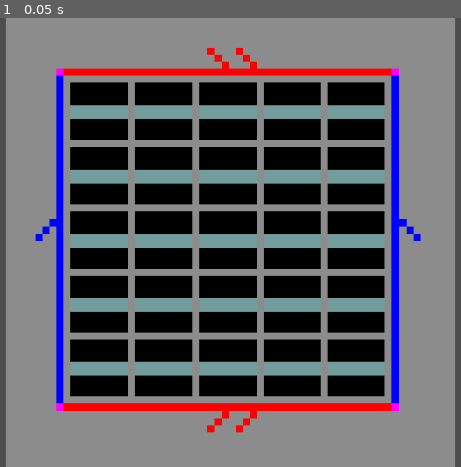
Above: before the commit, frame 1.
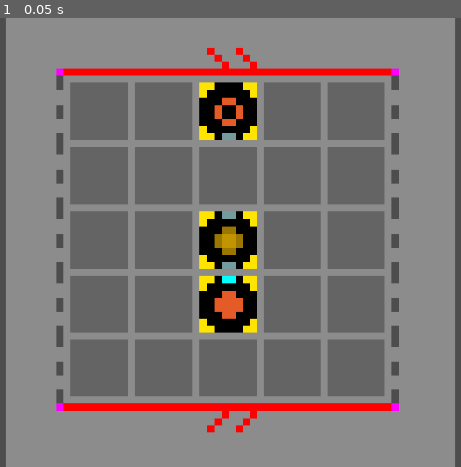
Above: after the commit, the same moment.

Repository: CattacoCattaco/circuit-game
Game: Godot game, scene res://grid/grid_holder.tscn
Two runs of this game, one before a commit and one after it. Both use one fixed random seed, a clock stepped at 60 frames per second and the inputs below.
Inputs:
- Up to frame 1 (0.05 s): no input

The runs differ from the first frame. In frame 1, 41% of the frame differs, in the area x 7-92%, y 12-86%.

Commit message:
Added level system
• Created level class which describes the "side" behavior, the grid size, and the preplaced tiles
• Made code to load that data

Diff:
--- a/grid/cell_grid/cell/cell.gd
+++ b/grid/cell_grid/cell/cell.gd
@@ -2,6 +2,7 @@
 extends ColorRect
 
 @export var tiles: AtlasTexture
+@export var frames: AtlasTexture
 @export var pixel_holder: GridContainer
 
 var pixels: Array[ColorRect] = []
@@ -11,6 +12,9 @@
 var powered: bool = false
 
 var pos: Vector2i
+
+var tile: Vector2i
+var frame: Vector2i
 
 
 func _ready() -> void:
@@ -23,8 +27,13 @@
 		pixel_holder.add_child(new_pixel)
 		pixels.append(new_pixel)
 
+	set_tile(Vector2i(2, 7))
+	set_frame(Vector2i(2, 0))
+
 
 func set_tile(new_tile_pos: Vector2i) -> void:
+	tile = new_tile_pos
+
 	if powered:
 		tiles.atlas = preload("res://grid/cell_grid/cell/tiles_powered.png")
 	else:
@@ -38,5 +47,20 @@
 			set_pixel(x, y, desired_image.get_pixel(x, y))
 
 
+func set_frame(new_frame_pos: Vector2i) -> void:
+	frame = new_frame_pos
+
+	set_tile(tile)
+
+	frames.region.position = (new_frame_pos * 9) as Vector2
+	var desired_image: Image = frames.get_image()
+
+	for x in range(9):
+		for y in range(9):
+			var pixel_color: Color = desired_image.get_pixel(x, y)
+			if pixel_color.a != 0:
+				set_pixel(x, y, pixel_color)
+
+
 func set_pixel(x: int, y: int, pixel_color: Color) -> void:
 	pixels[x + y * 9].color = pixel_color
--- a/grid/cell_grid/cell/cell.tscn
+++ b/grid/cell_grid/cell/cell.tscn
@@ -1,10 +1,15 @@
-[gd_scene load_steps=4 format=3 uid="uid://dqfkfo3tt1mbg"]
+[gd_scene load_steps=6 format=3 uid="uid://dqfkfo3tt1mbg"]
 
 [ext_resource type="Script" uid="uid://pra8a8xdkj72" path="res://grid/cell_grid/cell/cell.gd" id="1_yh0nt"]
 [ext_resource type="Texture2D" uid="uid://dvvkhqe45dru4" path="res://grid/cell_grid/cell/tiles_unpowered.png" id="2_wwvik"]
+[ext_resource type="Texture2D" uid="uid://x88y7cj8aqww" path="res://grid/cell_grid/cell/tile_frames.png" id="3_ih3ws"]
 
 [sub_resource type="AtlasTexture" id="AtlasTexture_ih3ws"]
 atlas = ExtResource("2_wwvik")
+region = Rect2(0, 0, 9, 9)
+
+[sub_resource type="AtlasTexture" id="AtlasTexture_kgt2l"]
+atlas = ExtResource("3_ih3ws")
 region = Rect2(0, 0, 9, 9)
 
 [node name="Cell" type="ColorRect" node_paths=PackedStringArray("pixel_holder")]
@@ -13,6 +18,7 @@
 color = Color(0.55, 0.55, 0.55, 1)
 script = ExtResource("1_yh0nt")
 tiles = SubResource("AtlasTexture_ih3ws")
+frames = SubResource("AtlasTexture_kgt2l")
 pixel_holder = NodePath("PixelHolder")
 
 [node name="PixelHolder" type="GridContainer" parent="."]
--- a/grid/cell_grid/cell_grid.gd
+++ b/grid/cell_grid/cell_grid.gd
@@ -3,7 +3,7 @@
 
 @export var cell_scene: PackedScene
 
-@export var grid_size: int = 7
+@export var level: Level
 
 var cells: Array[Cell] = []
 
@@ -18,10 +18,32 @@
 
 	cells = []
 
-	columns = grid_size
+	columns = level.grid_size
 
-	for y in range(grid_size):
-		for x in range(grid_size):
+	var end: int = level.grid_size - 1
+	var middle: int = end >> 1
+
+	var red_walls: Array[int] = []
+	var blue_walls: Array[int] = []
+	var grey_walls: Array[int] = []
+
+	for wall in len(level.wall_colors):
+		if level.wall_colors[wall] == level.WALL_COLOR.RED:
+			red_walls.append(wall)
+		elif level.wall_colors[wall] == level.WALL_COLOR.BLUE:
+			blue_walls.append(wall)
+		elif level.wall_colors[wall] == level.WALL_COLOR.GREY:
+			grey_walls.append(wall)
+
+	var inverted_walls: Array[int] = []
+
+	if red_walls and level.red_inverted:
+		inverted_walls.append(red_walls[1])
+	if blue_walls and level.blue_inverted:
+		inverted_walls.append(blue_walls[1])
+
+	for y in range(level.grid_size):
+		for x in range(level.grid_size):
 			var cell: Cell = cell_scene.instantiate()
 
 			cell.pos = Vector2i(x, y)
@@ -31,41 +53,100 @@
 			add_child(cell)
 			cells.append(cell)
 
-			var end: int = grid_size - 1
-			var middle: int = end >> 1
-
 			match [x, y]:
 				[0, 0]:
-					cell.set_tile(Vector2i(0, 17))
+					var corner_row: int = get_corner_tile_row(
+							level.wall_colors[level.WALL.TOP],
+							level.wall_colors[level.WALL.LEFT]
+					)
+					cell.set_tile(Vector2i(0, corner_row))
 				[end, 0]:
-					cell.set_tile(Vector2i(1, 17))
+					var corner_row: int = get_corner_tile_row(
+							level.wall_colors[level.WALL.TOP],
+							level.wall_colors[level.WALL.RIGHT]
+					)
+					cell.set_tile(Vector2i(1, corner_row))
 				[end, end]:
-					cell.set_tile(Vector2i(2, 17))
+					var corner_row: int = get_corner_tile_row(
+							level.wall_colors[level.WALL.BOTTOM],
+							level.wall_colors[level.WALL.RIGHT]
+					)
+					cell.set_tile(Vector2i(2, corner_row))
 				[0, end]:
-					cell.set_tile(Vector2i(3, 17))
+					var corner_row: int = get_corner_tile_row(
+							level.wall_colors[level.WALL.BOTTOM],
+							level.wall_colors[level.WALL.LEFT]
+					)
+					cell.set_tile(Vector2i(3, corner_row))
 				[middle, 0]:
-					cell.set_tile(Vector2i(0, 12))
+					cell.set_tile(get_arrow_tile_pos(level.WALL.TOP, inverted_walls))
 				[middle, end]:
-					cell.set_tile(Vector2i(2, 12))
+					cell.set_tile(get_arrow_tile_pos(level.WALL.BOTTOM, inverted_walls))
 				[0, middle]:
-					cell.set_tile(Vector2i(0, 8))
+					cell.set_tile(get_arrow_tile_pos(level.WALL.LEFT, inverted_walls))
 				[end, middle]:
-					cell.set_tile(Vector2i(2, 8))
+					cell.set_tile(get_arrow_tile_pos(level.WALL.RIGHT, inverted_walls))
 				[_, 0]:
-					cell.set_tile(Vector2i(2, 13))
+					cell.set_tile(get_side_tile_pos(level.WALL.TOP))
 				[_, end]:
-					cell.set_tile(Vector2i(3, 13))
+					cell.set_tile(get_side_tile_pos(level.WALL.BOTTOM))
 				[0, _]:
-					cell.set_tile(Vector2i(0, 10))
+					cell.set_tile(get_side_tile_pos(level.WALL.LEFT))
 				[end, _]:
-					cell.set_tile(Vector2i(1, 10))
+					cell.set_tile(get_side_tile_pos(level.WALL.RIGHT))
 				[_, _]:
-					cell.set_tile(Vector2i(0, 0))
+					if Vector2i(x, y) in level.fixed_tiles:
+						cell.set_tile(level.fixed_tiles[Vector2i(x, y)])
+						cell.set_frame(Vector2i(0, 0))
+
+
+func get_corner_tile_row(horizontal_color: int, vertical_color: int) -> int:
+	match [horizontal_color, vertical_color]:
+		[level.WALL_COLOR.BLUE, level.WALL_COLOR.BLUE]:
+			return 15
+		[level.WALL_COLOR.BLUE, level.WALL_COLOR.RED]:
+			return 16
+		[level.WALL_COLOR.RED, level.WALL_COLOR.BLUE]:
+			return 17
+		[level.WALL_COLOR.RED, level.WALL_COLOR.RED]:
+			return 18
+		[level.WALL_COLOR.GREY, level.WALL_COLOR.GREY]:
+			return 19
+		[level.WALL_COLOR.GREY, level.WALL_COLOR.RED]:
+			return 20
+		[level.WALL_COLOR.RED, level.WALL_COLOR.GREY]:
+			return 21
+
+	return 0
+
+
+func get_arrow_tile_pos(direction: int, inverted_walls: Array[int]) -> Vector2i:
+	var side_pos: Vector2i = get_side_tile_pos(direction)
+
+	if level.wall_colors[direction] == level.WALL_COLOR.GREY:
+		return side_pos
+
+	if direction in inverted_walls:
+		return side_pos - Vector2i(0, 1)
+
+	return side_pos - Vector2i(0, 2)
+
+
+func get_side_tile_pos(direction: int) -> Vector2i:
+	match level.wall_colors[direction]:
+		Level.WALL_COLOR.BLUE:
+			return Vector2i(direction, 10)
+		Level.WALL_COLOR.RED:
+			return Vector2i(direction, 13)
+		Level.WALL_COLOR.GREY:
+			return Vector2i(direction, 14)
+
+	return Vector2i(direction, 0)
 
 
 func get_cell(x: int, y: int) -> Cell:
-	return cells[x + y * grid_size]
+	return cells[x + y * level.grid_size]
 
 
 func get_cell_by_vec(vec: Vector2i) -> Cell:
-	return cells[vec.x + vec.y * grid_size]
+	return cells[vec.x + vec.y * level.grid_size]
--- a/grid/grid_holder.tscn
+++ b/grid/grid_holder.tscn
@@ -1,8 +1,9 @@
-[gd_scene load_steps=4 format=3 uid="uid://drooqsvk2u7us"]
+[gd_scene load_steps=5 format=3 uid="uid://drooqsvk2u7us"]
 
 [ext_resource type="Script" uid="uid://qjud1fkpjgww" path="res://grid/cell_grid/cell_grid.gd" id="1_agjni"]
 [ext_resource type="Script" uid="uid://d3rknkb2c67bb" path="res://grid/grid_holder.gd" id="1_nvyyp"]
 [ext_resource type="PackedScene" uid="uid://dqfkfo3tt1mbg" path="res://grid/cell_grid/cell/cell.tscn" id="2_nvyyp"]
+[ext_resource type="Resource" uid="uid://d3otbrbticoug" path="res://levels/level_0.tres" id="4_nvyyp"]
 
 [node name="GridHolder" type="Control" node_paths=PackedStringArray("timer", "cell_grid")]
 layout_mode = 3
@@ -30,6 +31,7 @@
 columns = 3
 script = ExtResource("1_agjni")
 cell_scene = ExtResource("2_nvyyp")
+level = ExtResource("4_nvyyp")
 
 [node name="Timer" type="Timer" parent="."]
 wait_time = 0.1
--- /dev/null
+++ b/levels/level.gd
@@ -0,0 +1,42 @@
+class_name Level
+extends Resource
+
+enum WALL {
+	TOP,
+	LEFT,
+	BOTTOM,
+	RIGHT
+}
+
+enum WALL_COLOR {
+	RED,
+	BLUE,
+	GREY,
+}
+
+@export var wall_colors: Array[WALL_COLOR] = [
+	WALL_COLOR.RED,
+	WALL_COLOR.BLUE,
+	WALL_COLOR.RED,
+	WALL_COLOR.BLUE,
+]
+
+@export var red_inverted: bool = false
+@export var blue_inverted: bool = false
+
+@export var grid_size: int = 7
+
+@export var fixed_tiles: Dictionary[Vector2i, Vector2i] = {}
+
+
+func _init(p_wall_colors: Array[WALL_COLOR] = [WALL_COLOR.RED, WALL_COLOR.BLUE, WALL_COLOR.RED,
+		WALL_COLOR.BLUE], p_red_inverted: bool = false, p_blue_inverted: bool = false,
+		p_grid_size: int = 7, p_fixed_tiles: Dictionary[Vector2i, Vector2i] = {}) -> void:
+	wall_colors = p_wall_colors
+
+	red_inverted = p_red_inverted
+	blue_inverted = p_blue_inverted
+
+	grid_size = p_grid_size
+
+	fixed_tiles = p_fixed_tiles
--- /dev/null
+++ b/levels/level_0.tres
@@ -0,0 +1,16 @@
+[gd_resource type="Resource" script_class="Level" load_steps=2 format=3 uid="uid://d3otbrbticoug"]
+
+[ext_resource type="Script" uid="uid://b6pmwmy4nvbsb" path="res://levels/level.gd" id="1_0qfaj"]
+
+[resource]
+script = ExtResource("1_0qfaj")
+wall_colors = Array[int]([0, 2, 0, 2])
+red_inverted = false
+blue_inverted = false
+grid_size = 7
+fixed_tiles = Dictionary[Vector2i, Vector2i]({
+Vector2i(3, 1): Vector2i(3, 4),
+Vector2i(3, 3): Vector2i(3, 5),
+Vector2i(3, 4): Vector2i(1, 3)
+})
+metadata/_custom_type_script = "uid://b6pmwmy4nvbsb"
Binary file added: grid/cell_grid/cell/tile_frames.png
Not shown, added: grid/cell_grid/cell/tile_frames.png.import
Binary file changed: grid/cell_grid/cell/tiles_powered.png
Binary file changed: grid/cell_grid/cell/tiles_unpowered.png
Not shown, added: levels/level.gd.uid
